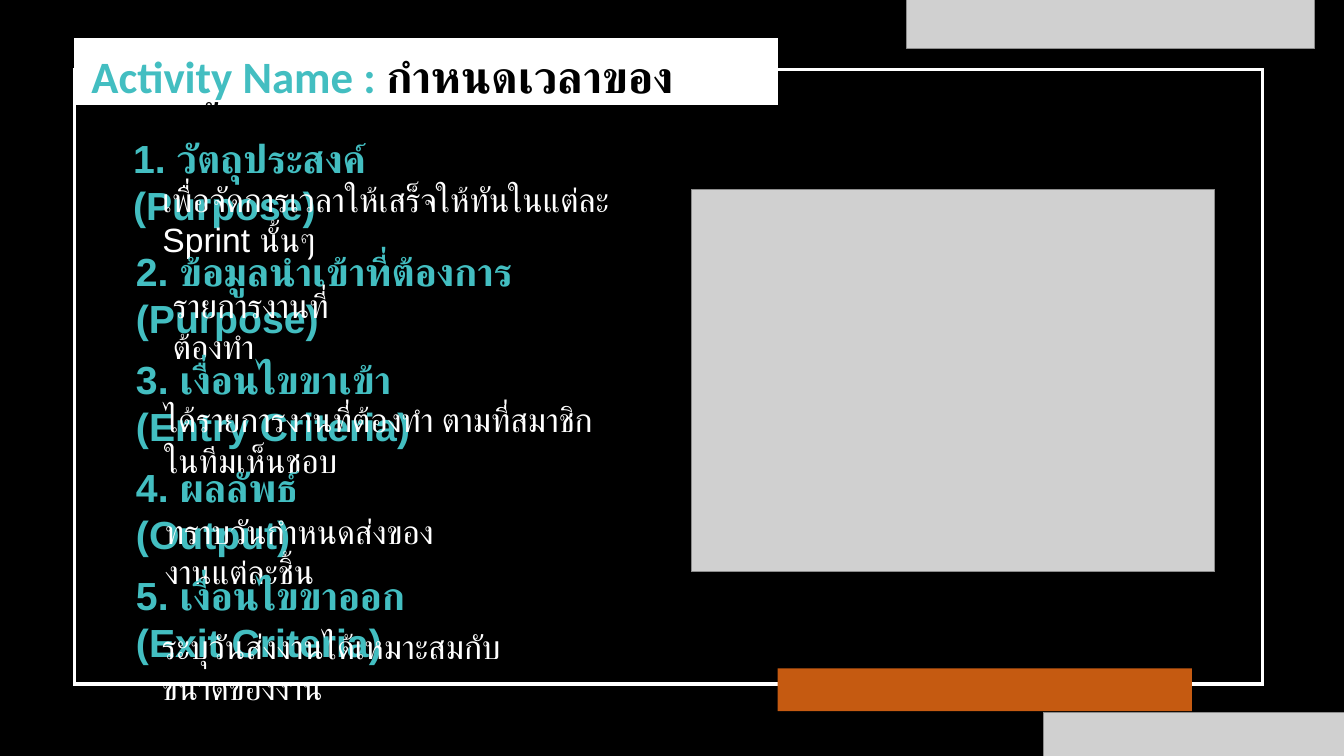
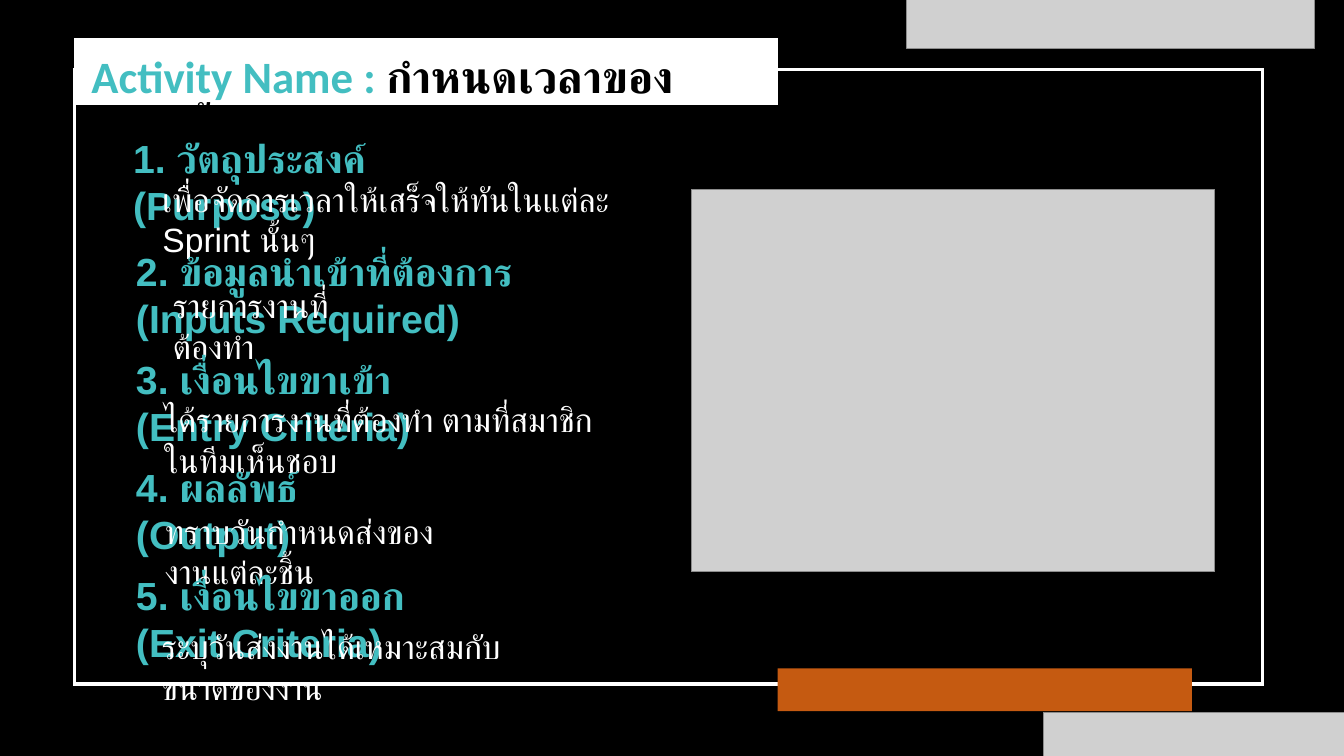
Before and after one commit to wirat0155/team4, a slide deck: slide 4 of แผนกลยุทธ์/V.1.3.1 [2021-07-17] แผนกลยุทธ์การพัฒนาซอฟต์แวร์.pptx. Drawn at 1344x756 pixels with LibreOffice and Linux fonts; fonts in the diff are those of the drawing; grey boxes stand for pictures. Boxes give left, top, right and bottom in pixels: in the first picture for what was removed or moved away, otherwise in the second. Text is boxed around its words. In the diff, an @@ line names an element or a change of style, - is before the commit and + after.

```diff
--- a/แผนกลยุทธ์/V.1.3.1 [2021-07-17] แผนกลยุทธ์การพัฒนาซอฟต์แวร์.pptx
+++ b/แผนกลยุทธ์/V.1.3.1 [2021-07-17] แผนกลยุทธ์การพัฒนาซอฟต์แวร์.pptx
@@ text at <box>91,60,673,160</box>: text changed @@
-Activity Name : กำหนดเวลาของแต่ละขั้น
+Activity Name : กำหนดเวลาของแต่ละชิ้น
@@ text at <box>136,255,513,341</box>: text changed @@
-2. ข้อมูลนำเข้าที่ต้องการ (Purpose)
+2. ข้อมูลนำเข้าที่ต้องการ (Inputs Required)
```
Also in this commit, not shown: 16 other slides changed, 3 other files.
